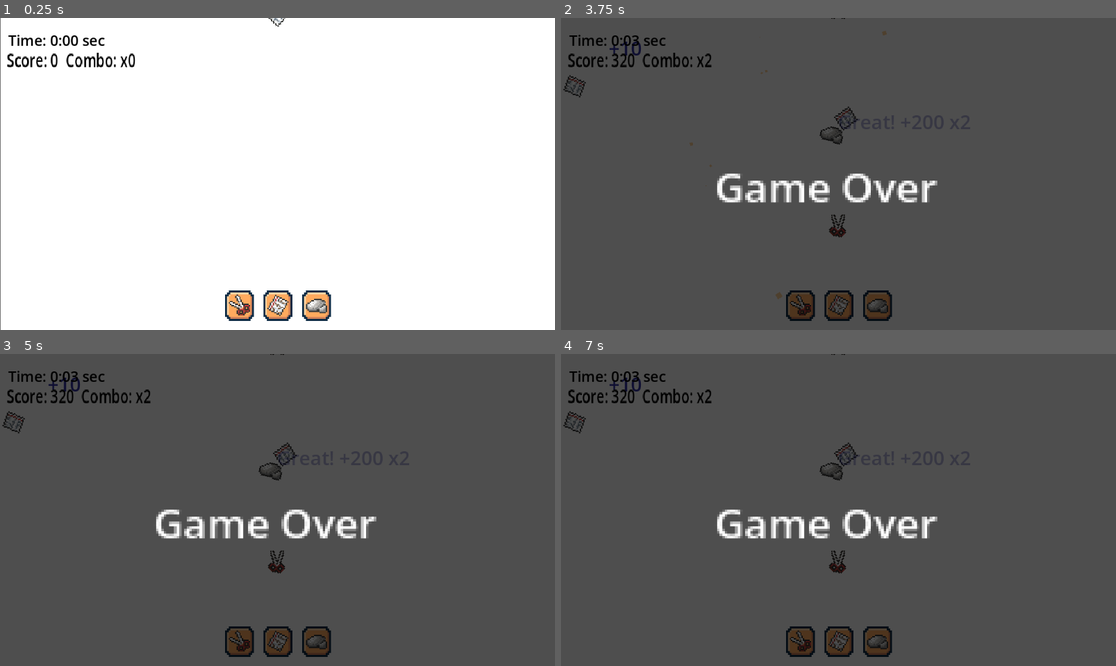
Above: before the commit, frames 1-4 (two rows, left to right).
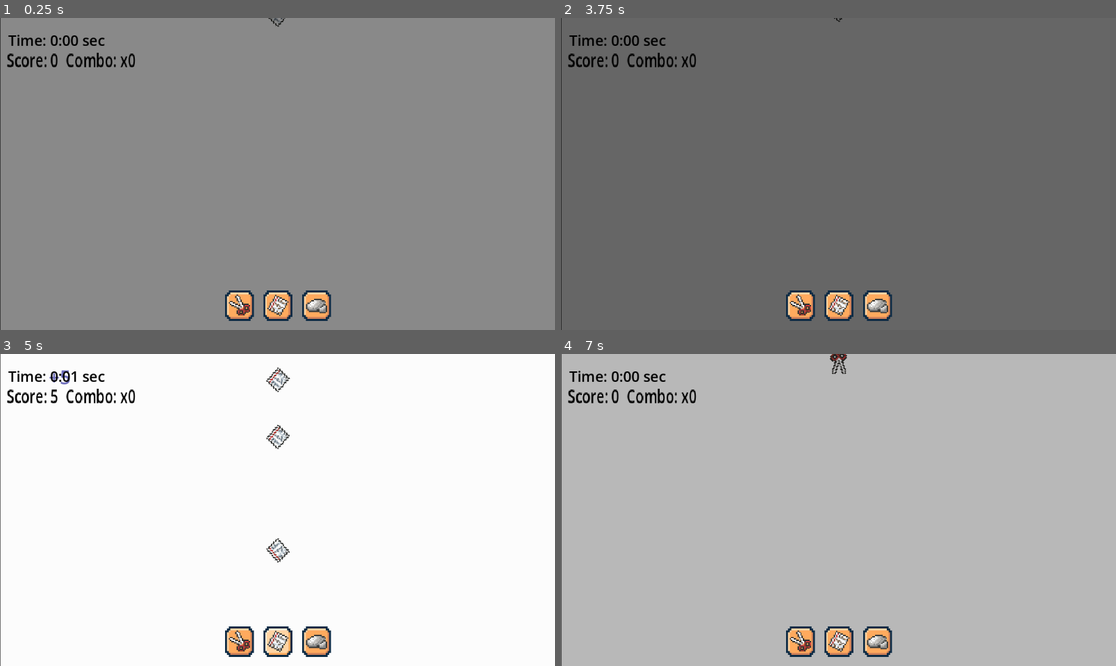
Above: after the commit, the same moments.

Repository: WebsterMiguelle/UnnamedRPS_MockProject
Game: Godot game, scene res://Scenes/Main.tscn
Two runs of this game, one before a commit and one after it. Both use one fixed random seed, a clock stepped at 60 frames per second and the inputs below.
Inputs (mouse positions are in pixels of both pictures, inside the frame that each line leads up to):
- Up to frame 1 (0.25 s): no input
- Up to frame 2 (3.75 s): click (799, 305) at 0.5 s; click (838, 305) at 1.25 s; click (877, 305) at 2 s; click (799, 305) at 2.75 s; click (827, 217) at 3.5 s, where only the run after the commit has a clickable "Retry"
- Up to frame 3 (5 s): click (277, 641) at 4.27 s
- Up to frame 4 (7 s): click (877, 641) at 5.02 s; click (799, 641) at 5.77 s; click (827, 553) at 6.5 s, where only the run after the commit has a clickable "Retry"

The runs differ from the first frame. In frame 1, 98% of the frame differs, in the area x 0-100%, y 0-100%; in frame 2, 4.8%; in frame 3, 99%; in frame 4, 99%.
Error before the commit: Invalid assignment of property or key 'visible' with value of type 'bool' on a base object of type 'null instance'. (res://Scripts/background.gd:99)

Commit message:
Add files via upload

Diff:
--- a/Scenes/Main.tscn
+++ b/Scenes/Main.tscn
@@ -55,9 +55,25 @@
 region = Rect2(0, 0, 16, 16)
 
 [node name="Main" type="Node2D" unique_id=76817665]
+process_mode = 3
 script = ExtResource("1_pojwb")
 
+[node name="ColorRect" type="ColorRect" parent="." unique_id=1359677457]
+process_mode = 1
+offset_top = -6.0
+offset_right = 1153.0
+offset_bottom = 648.0
+script = ExtResource("2_4aqey")
+
 [node name="CanvasLayer" type="CanvasLayer" parent="." unique_id=938028321]
+
+[node name="DarkOverlay" type="ColorRect" parent="CanvasLayer" unique_id=1454542722]
+anchors_preset = 15
+anchor_right = 1.0
+anchor_bottom = 1.0
+grow_horizontal = 2
+grow_vertical = 2
+color = Color(0, 0, 0, 1)
 
 [node name="Time Freenzy" type="Label" parent="CanvasLayer" unique_id=74249725]
 self_modulate = Color(0, 0, 0, 1)
@@ -139,7 +155,7 @@
 scale = Vector2(28.971739, 16.270847)
 color = Color(0, 0, 0, 0.69411767)
 
-[node name="Gane Over" type="Label" parent="CanvasLayer/Game Over Screen" unique_id=827447277]
+[node name="Game Over" type="Label" parent="CanvasLayer/Game Over Screen" unique_id=827447277]
 layout_mode = 1
 anchors_preset = 8
 anchor_left = 0.5
@@ -156,6 +172,41 @@
 text = "Game Over"
 horizontal_alignment = 1
 
+[node name="Retry" type="Button" parent="CanvasLayer/Game Over Screen/Game Over" unique_id=1451430581]
+layout_mode = 0
+offset_left = 34.4159
+offset_top = 19.276989
+offset_right = 351.4159
+offset_bottom = 192.277
+scale = Vector2(0.06084256, 0.071649514)
+theme_override_colors/font_color = Color(1, 0, 0.11372549, 1)
+theme_override_font_sizes/font_size = 120
+text = "Retry"
+icon_alignment = 1
+
+[node name="Pause Screen" type="ColorRect" parent="CanvasLayer" unique_id=1065463818]
+anchors_preset = 15
+anchor_right = 1.0
+anchor_bottom = 1.0
+grow_horizontal = 2
+grow_vertical = 2
+color = Color(0, 0, 0, 0.5019608)
+
+[node name="Paused" type="Label" parent="CanvasLayer/Pause Screen" unique_id=2093402619]
+process_mode = 1
+layout_mode = 1
+anchors_preset = 14
+anchor_top = 0.5
+anchor_right = 1.0
+anchor_bottom = 0.5
+offset_top = -55.0
+offset_bottom = 55.0
+grow_horizontal = 2
+grow_vertical = 2
+theme_override_font_sizes/font_size = 80
+text = "Paused"
+horizontal_alignment = 1
+
 [node name="Enemy Timer" type="Timer" parent="." unique_id=1917302056]
 wait_time = 3.0
 autostart = true
@@ -184,14 +235,9 @@
 position = Vector2(575, 319)
 script = ExtResource("5_ltlj5")
 
-[node name="ColorRect" type="ColorRect" parent="." unique_id=1359677457]
-offset_top = -6.0
-offset_right = 1153.0
-offset_bottom = 648.0
-script = ExtResource("2_4aqey")
-
 [connection signal="pressed" from="CanvasLayer/HBoxContainer/Scissors" to="." method="_on_scissors_pressed"]
 [connection signal="pressed" from="CanvasLayer/HBoxContainer/Paper" to="." method="_on_paper_pressed"]
 [connection signal="pressed" from="CanvasLayer/HBoxContainer/Rock" to="." method="_on_rock_pressed"]
+[connection signal="pressed" from="CanvasLayer/Game Over Screen/Game Over/Retry" to="." method="_on_retry_pressed"]
 [connection signal="timeout" from="Enemy Timer" to="." method="_on_enemy_timer_timeout"]
 [connection signal="timeout" from="DifficultyTimer" to="." method="_on_difficulty_timer_timeout"]
